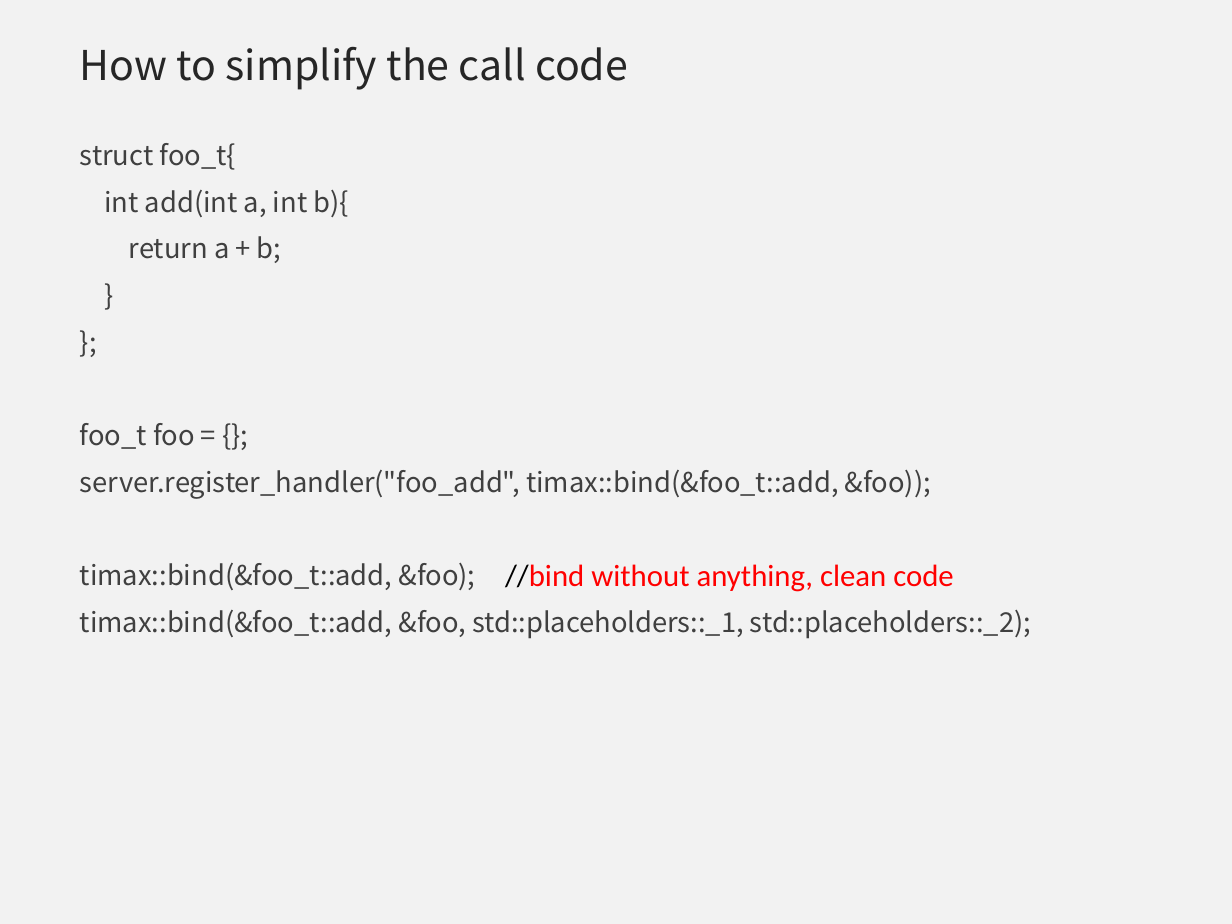
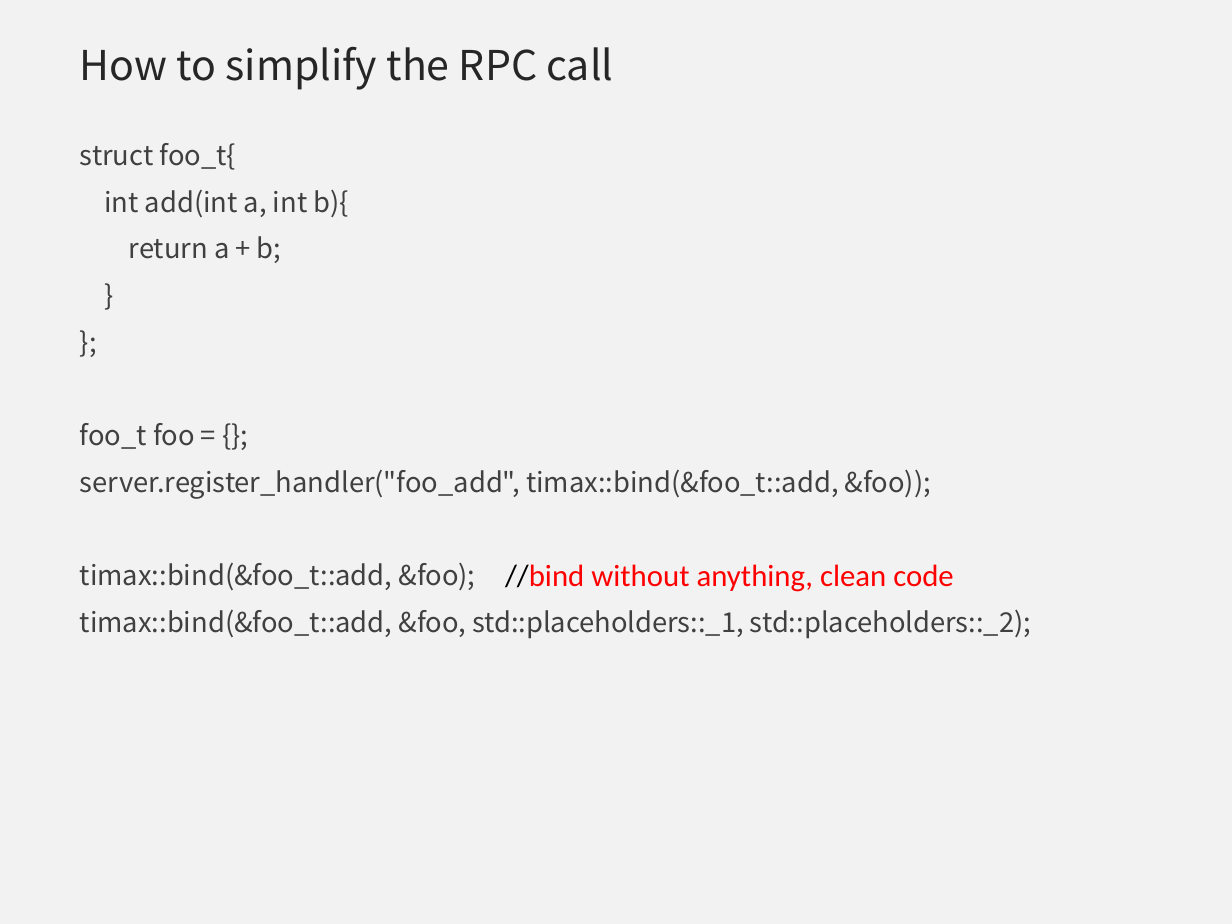
Before and after one commit to qicosmos/cppnow2017-ppt, a slide deck: slide 39 of An easy to use RPC framework implemented by c++11 and c++14 - shorter.pptx (slide 36 before the commit). Drawn at 1232x924 pixels with LibreOffice and Linux fonts; fonts in the diff are those of the drawing; background and template pictures are left out. Boxes give left, top, right and bottom in pixels: in the first picture for what was removed or moved away, otherwise in the second. Text is boxed around its words. In the diff, an @@ line names an element or a change of style, - is before the commit and + after.

```diff
--- a/An easy to use RPC framework implemented by c++11 and c++14 - shorter.pptx
+++ b/An easy to use RPC framework implemented by c++11 and c++14 - shorter.pptx
@@ title at bbox=[80, 47, 613, 90]: text changed @@
-How to simplify the call code
+How to simplify the RPC call
```
Also in this commit, not shown: 10 other slides changed, 1 slide added, 1 slide removed.
